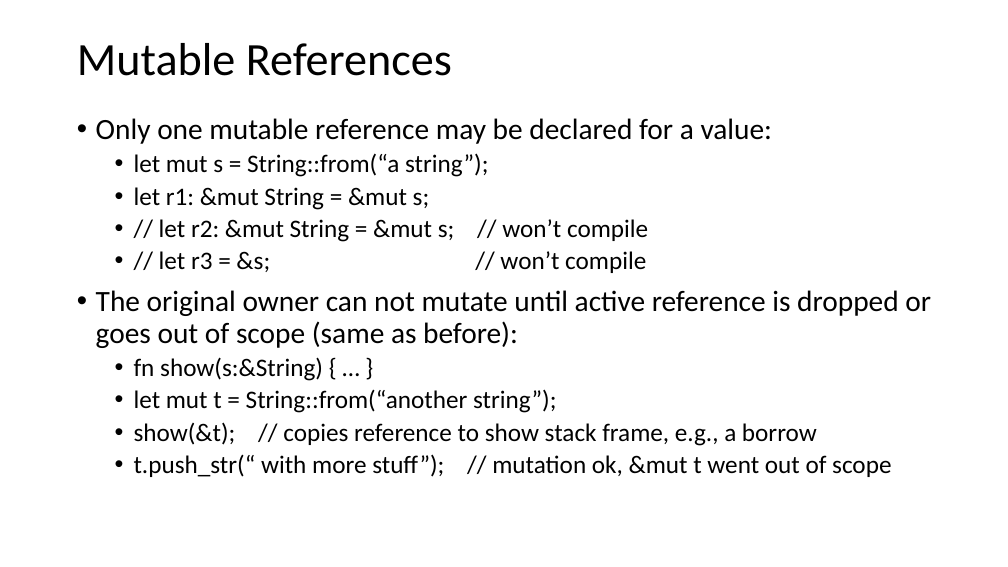
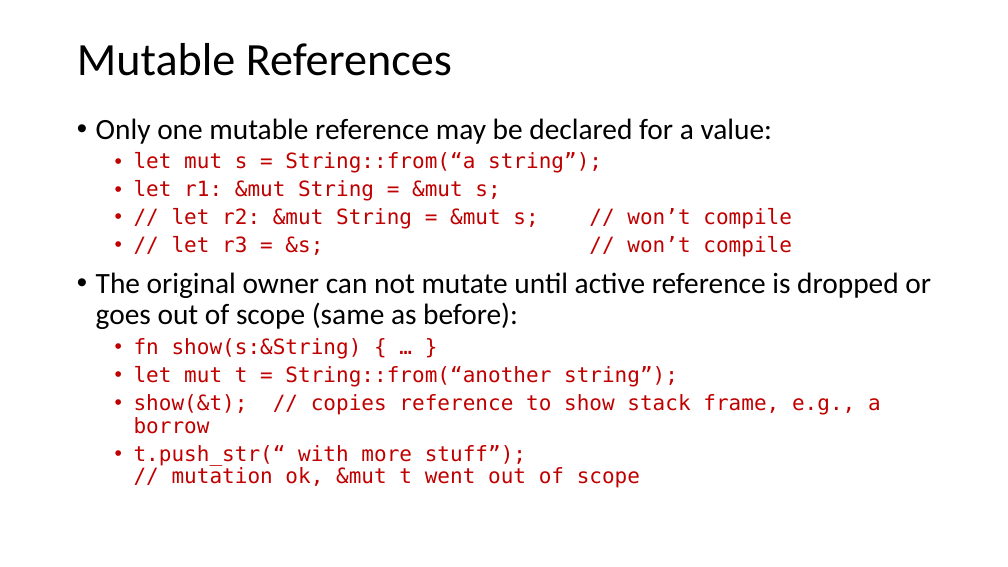
Before and after one commit to JimFawcett/JimFawcett.github.io, a slide deck: slide 28 of Resources/RustModels.pptx (slide 32 before the commit). Drawn at 1008x567 pixels with LibreOffice and Linux fonts; fonts in the diff are those of the drawing. Boxes give left, top, right and bottom in pixels: in the first picture for what was removed or moved away, otherwise in the second. Text is boxed around its words. In the diff, an @@ line names an element or a change of style, - is before the commit and + after.

```diff
--- a/Resources/RustModels.pptx
+++ b/Resources/RustModels.pptx
@@ text at (134, 152, 881, 488): size 24 to 20 pt, font Calibri to DejaVu Sans Mono, text colour #000000 to #C00000 in "let mut s = String::from(“a string”);", "let r1: &mut String = &mut s;", "// let r2: &mut String = &mut ...", "// let r3 = &s; // won’t ..." and 4 more places @@
```
Also in this commit, not shown: 19 other slides changed, 7 slides added.
